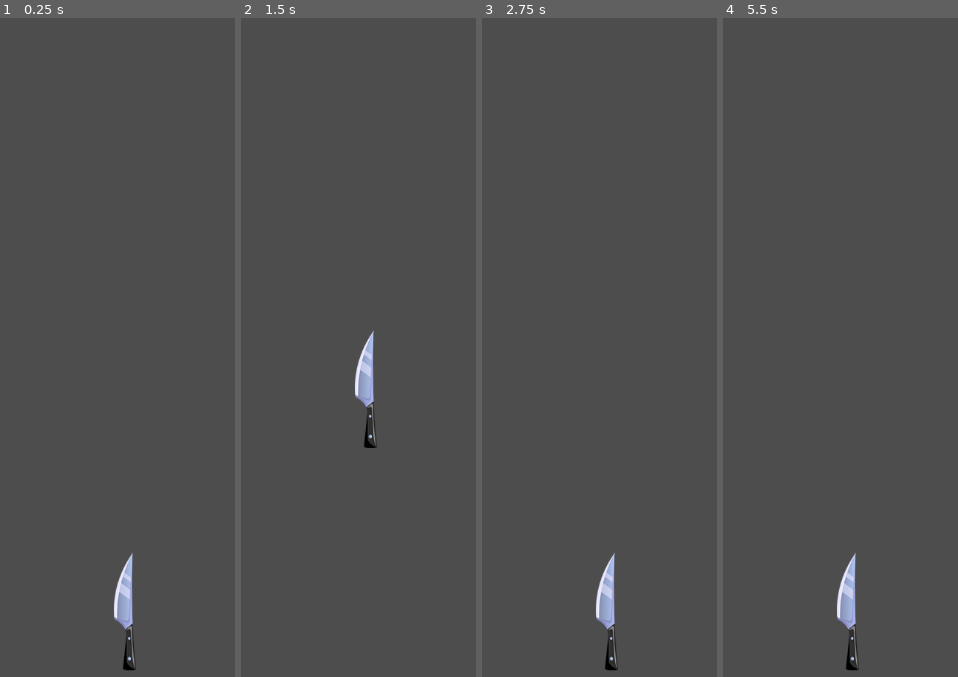
Above: before the commit, frames 1-4 (left to right).
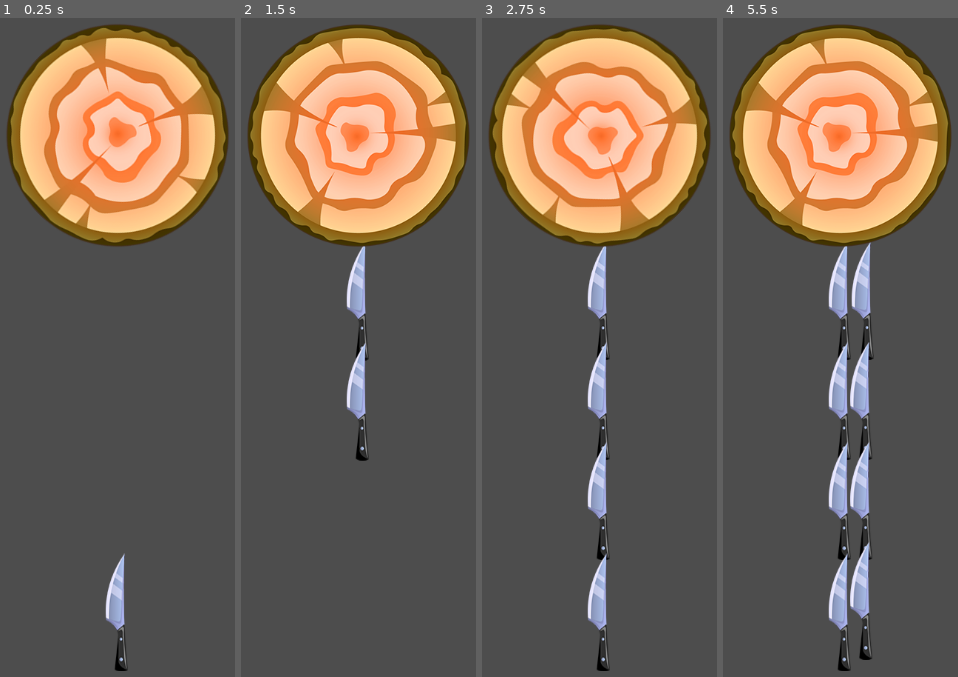
Above: after the commit, the same moments.

Repository: Alex-Grigorovich/Knife-Game
Game: Godot game, scene res://scenes/game.tscn
Same seed, same stepped clock (60 frames per second), same inputs: the game is played once before the commit and once after it. The project has no main scene, so this scene is started directly.
Inputs (mouse positions are in pixels of both pictures, inside the frame that each line leads up to):
- Up to frame 1 (0.25 s): no input
- Up to frame 2 (1.5 s): move the mouse to (outside the picture) at 0.52 s; click (outside the picture) at 0.67 s; move the mouse to (255, 373) at 1.27 s; click (255, 373) at 1.42 s
- Up to frame 3 (2.75 s): move the mouse to (655, 162) at 2.02 s; click (655, 162) at 2.17 s
- Up to frame 4 (5.5 s): move the mouse to (817, 499) at 2.77 s; click (817, 499) at 2.92 s; move the mouse to (outside the picture) at 3.52 s; click (outside the picture) at 3.67 s; move the mouse to (outside the picture) at 4.27 s; click (outside the picture) at 4.42 s; move the mouse to (871, 334) at 5.02 s; click (871, 334) at 5.17 s

The runs differ from the first frame. In frame 1, 26% of the frame differs, in the area x 2-98%, y 0-100%; in frame 2, 27%; in frame 3, 29%; in frame 4, 32%, in the area x 2-98%, y 1-100%.

Commit message:
Add rotation target.
Add rotation target.

Diff:
--- /dev/null
+++ b/elements/Targets/target.tscn
@@ -0,0 +1,18 @@
+[gd_scene load_steps=4 format=3 uid="uid://dkr1glujhk86t"]
+
+[ext_resource type="Texture2D" uid="uid://cy61tdinvfpay" path="res://assets/target1.png" id="1_ax715"]
+[ext_resource type="Script" path="res://scripts/target.gd" id="1_n7ds5"]
+
+[sub_resource type="CircleShape2D" id="CircleShape2D_72yih"]
+radius = 155.003
+
+[node name="Target" type="CharacterBody2D"]
+collision_layer = 4
+collision_mask = 2
+script = ExtResource("1_n7ds5")
+
+[node name="Sprite2D" type="Sprite2D" parent="."]
+texture = ExtResource("1_ax715")
+
+[node name="CollisionShape2D" type="CollisionShape2D" parent="."]
+shape = SubResource("CircleShape2D_72yih")
--- a/scenes/game.tscn
+++ b/scenes/game.tscn
@@ -1,8 +1,14 @@
-[gd_scene load_steps=2 format=3 uid="uid://dkjspafqt123g"]
+[gd_scene load_steps=3 format=3 uid="uid://dkjspafqt123g"]
 
 [ext_resource type="PackedScene" uid="uid://dqf5kbhfs0wci" path="res://elements/knife_shooter.tscn" id="1_wnnne"]
+[ext_resource type="PackedScene" uid="uid://dkr1glujhk86t" path="res://elements/Targets/target.tscn" id="2_2gxjx"]
 
 [node name="Game" type="Node2D"]
 
 [node name="KnifeShooter" parent="." instance=ExtResource("1_wnnne")]
-position = Vector2(366, 911)
+position = Vector2(-5, 372)
+
+[node name="Target" parent="." instance=ExtResource("2_2gxjx")]
+position = Vector2(-4, -272)
+
+[node name="Camera2D" type="Camera2D" parent="."]
--- /dev/null
+++ b/scripts/target.gd
@@ -0,0 +1,6 @@
+extends CharacterBody2D
+
+var speed := PI
+
+func _physics_process(delta):
+	rotation += speed * delta
